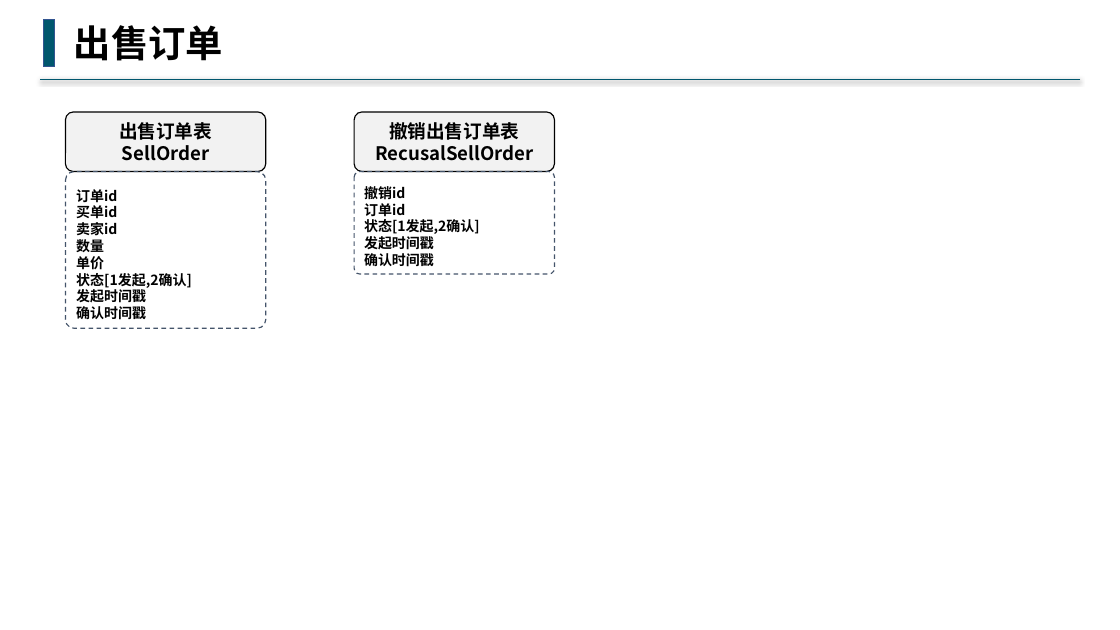
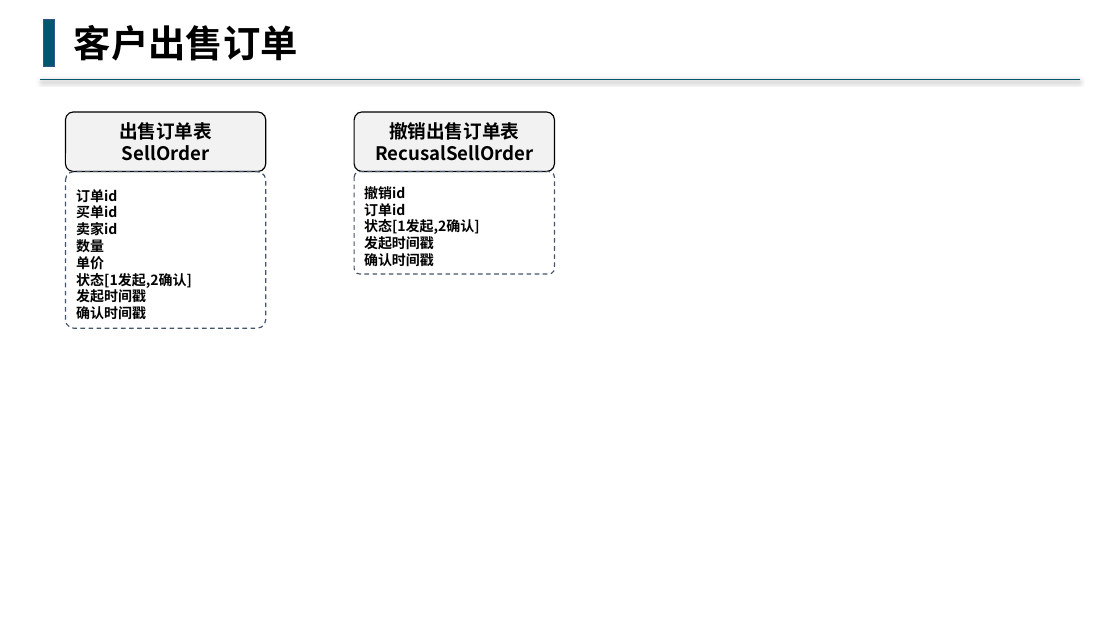
Before and after one commit to buddhachain/buddhaContract, a slide deck: slide 5 of doc/09.场外交易.pptx. Drawn at 1120x630 pixels with LibreOffice and Linux fonts; fonts in the diff are those of the drawing. Boxes give left, top, right and bottom in pixels: in the first picture for what was removed or moved away, otherwise in the second. Text is boxed around its words. In the diff, an @@ line names an element or a change of style, - is before the commit and + after.

```diff
--- a/doc/09.场外交易.pptx
+++ b/doc/09.场外交易.pptx
@@ text at (x1=74, y1=25, x2=298, y2=61): text changed @@
-出售订单
+客户出售订单
```
Also in this commit, not shown: 8 other slides changed.
